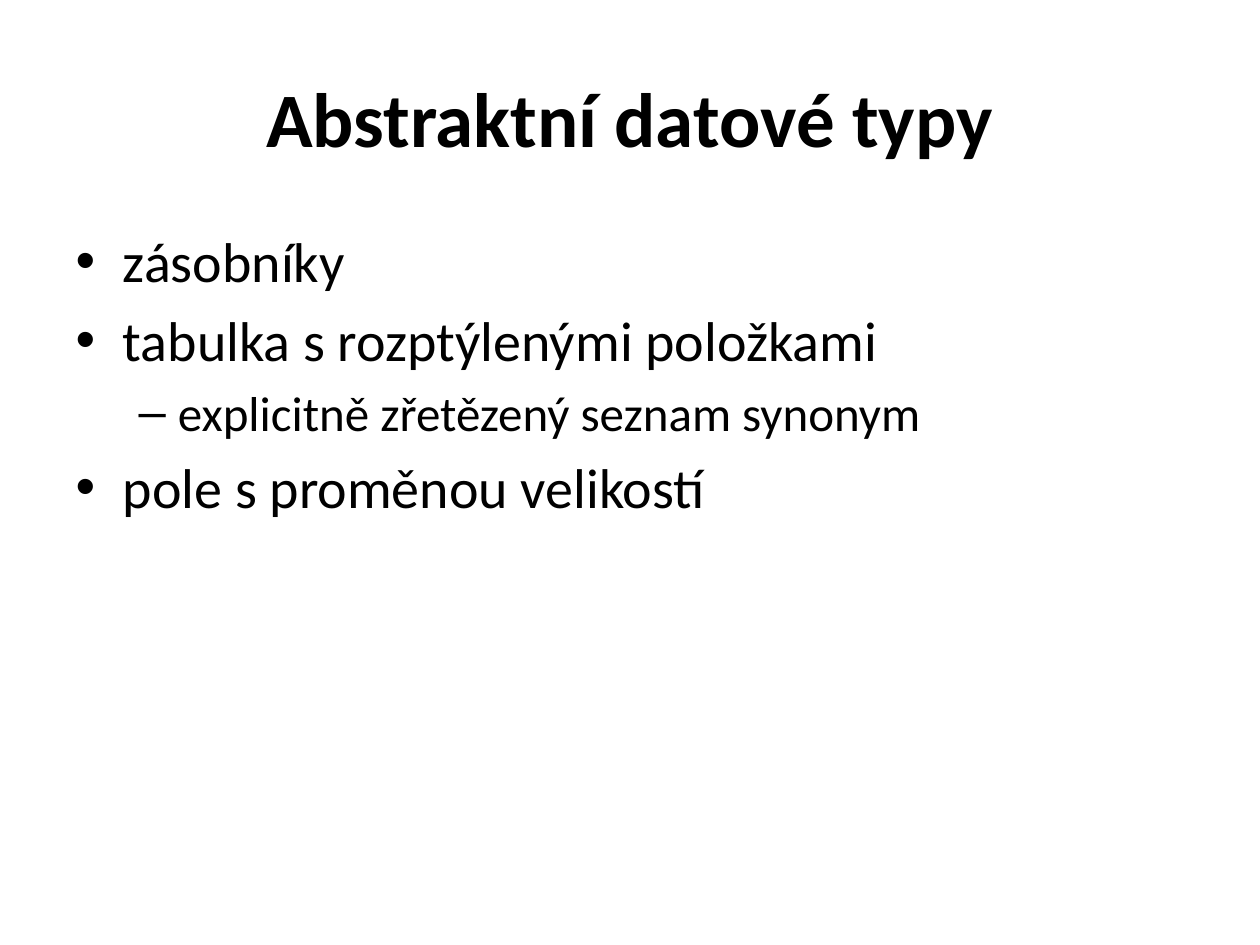
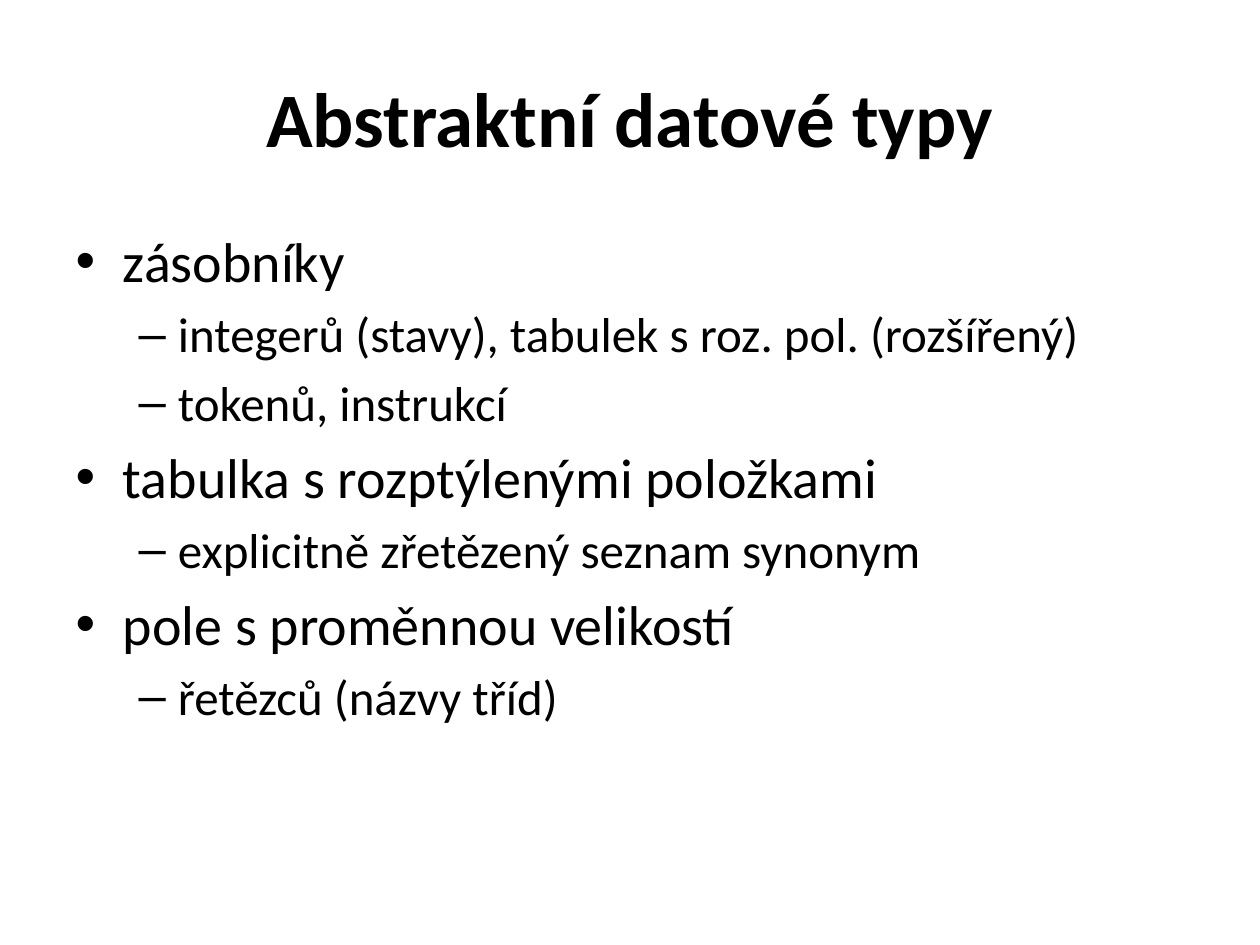
Before and after one commit to tehryn/Formal-languages, a slide deck: slide 2 of dokumentace/prezentace.pptx. Drawn at 1260x945 pixels with LibreOffice and Linux fonts; fonts in the diff are those of the drawing. Boxes give left, top, right and bottom in pixels: in the first picture for what was removed or moved away, otherwise in the second. Text is boxed around its words. In the diff, an @@ line names an element or a change of style, - is before the commit and + after.

Commit message:
update

```diff
--- a/dokumentace/prezentace.pptx
+++ b/dokumentace/prezentace.pptx
@@ text at [178,316,1078,427]: paragraphs added @@
+  – integerů (stavy), tabulek s roz. pol. (rozšířený)
+  – tokenů, instrukcí
@@ text at [123,606,734,723]: text changed @@
-• pole s proměnou velikostí
+• pole s proměnnou velikostí
+  – řetězců (názvy tříd)
```
Also in this commit, not shown: 7 other slides changed, 2 slides added.
